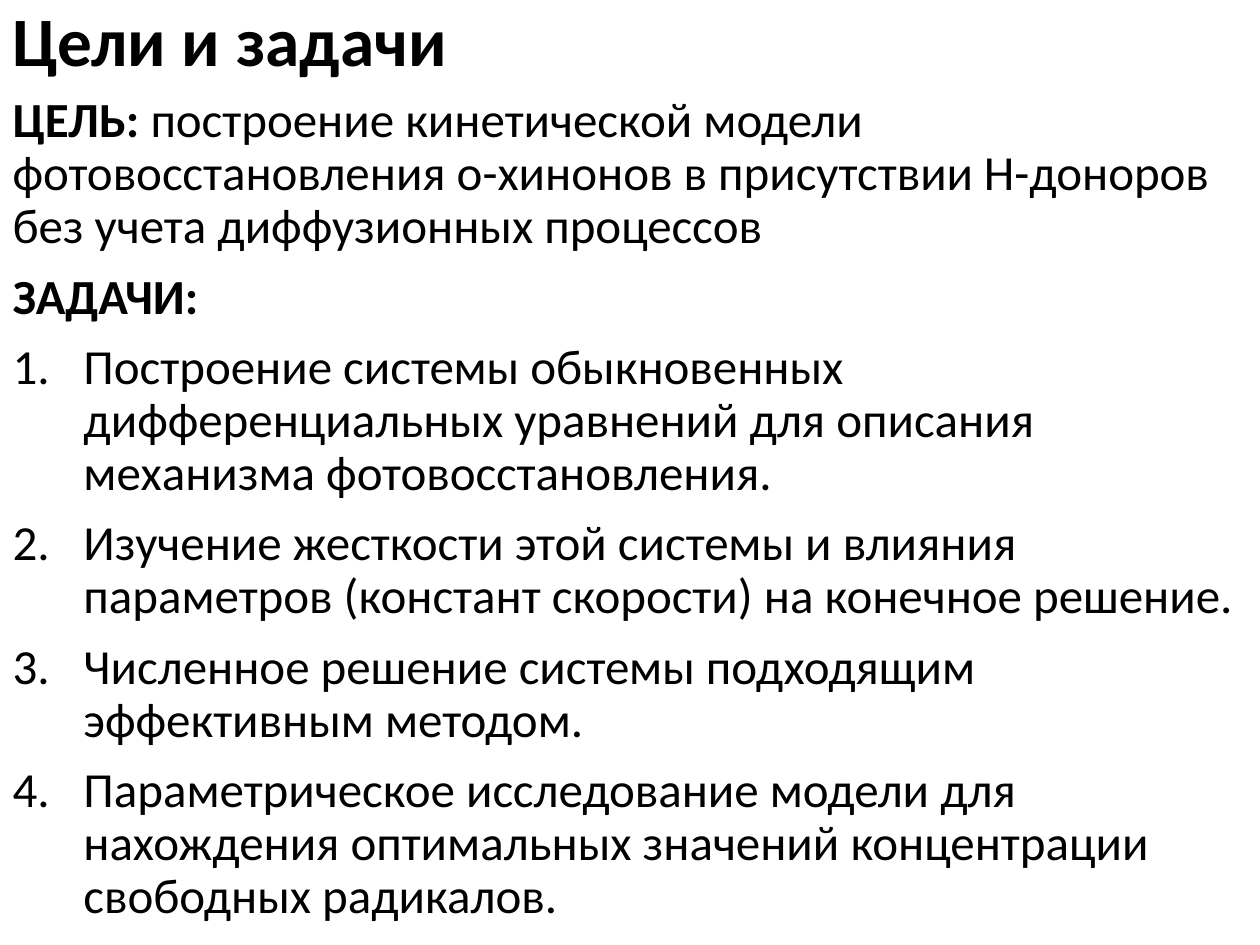
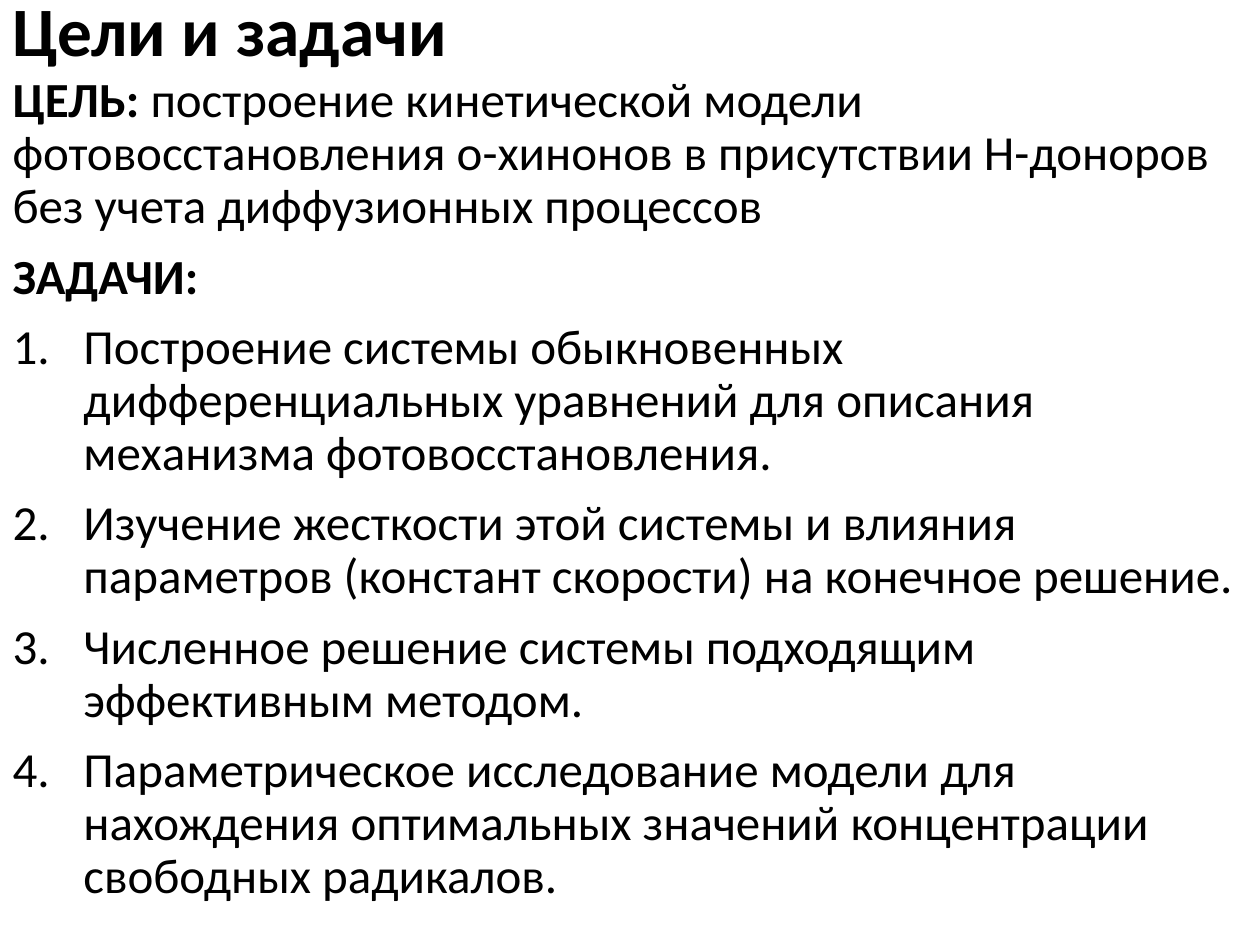
Before and after one commit to EnglishBeach/Course-work, a slide deck: slide 3 of Презентация.pptx. Drawn at 1260x945 pixels with LibreOffice and Linux fonts; fonts in the diff are those of the drawing. Boxes give left, top, right and bottom in pixels: in the first picture for what was removed or moved away, otherwise in the second. Text is boxed around its words. In the diff, an @@ line names an element or a change of style, - is before the commit and + after.

```diff
--- a/Презентация.pptx
+++ b/Презентация.pptx
@@ title "Цели и задачи": place and size @@
-title "Цели и задачи" at box(13, 21, 447, 78)
+title "Цели и задачи" at box(13, 11, 447, 68)
@@ text "ЦЕЛЬ: построение кинетической модели фотовосстановления ...": place and size @@
-text "ЦЕЛЬ: построение кинетической модели фотовосстановления ..." at box(13, 104, 1232, 921)
+text "ЦЕЛЬ: построение кинетической модели фотовосстановления ..." at box(13, 84, 1232, 901)
```
Also in this commit, not shown: 2 other slides changed, 13 slides added, 3 slides removed, 4 other files.
